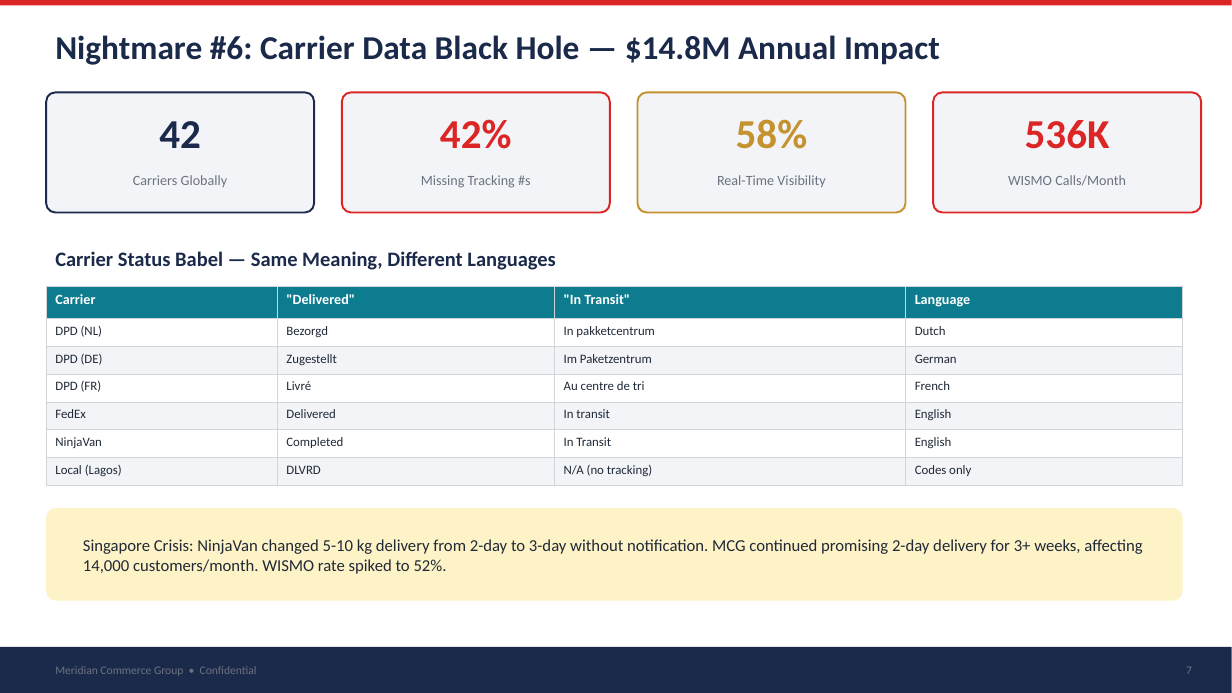
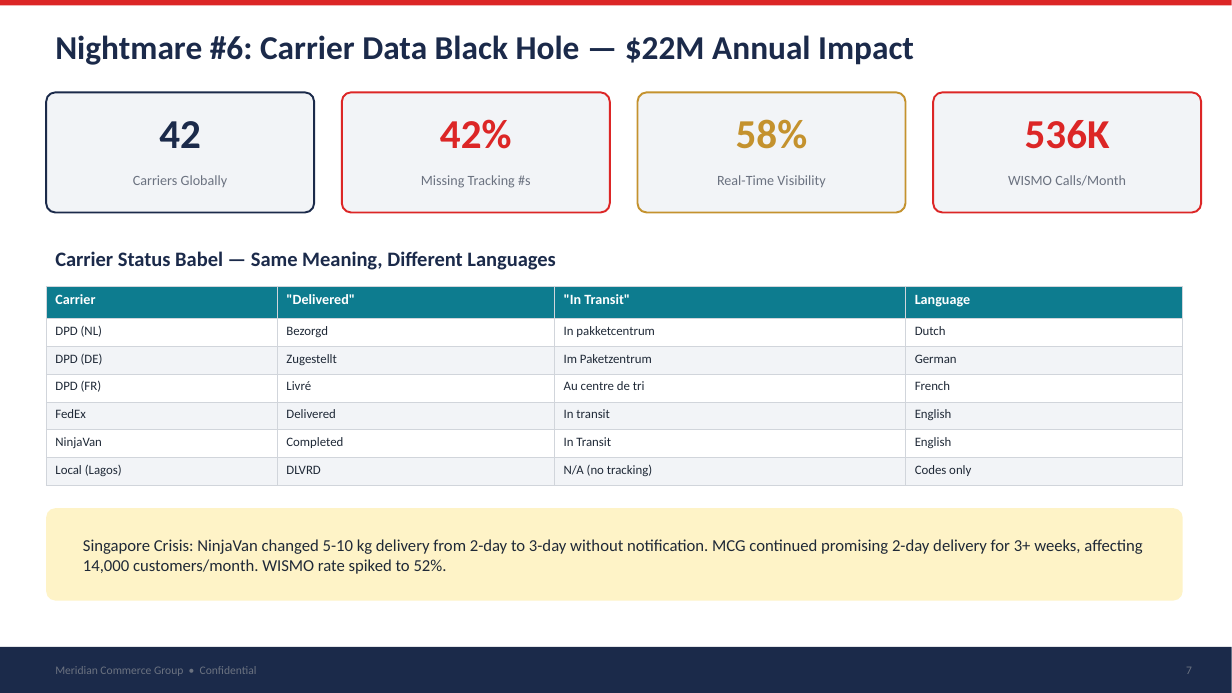
Before and after one commit to robertschoenfeldqlik/meridan_retail_group_qlik_demo_assets, a slide deck: slide 7 of MCG_Company_Profile_Data_Quality.pptx. Drawn at 1232x693 pixels with LibreOffice and Linux fonts; fonts in the diff are those of the drawing. Boxes give left, top, right and bottom in pixels: in the first picture for what was removed or moved away, otherwise in the second. Text is boxed around its words. In the diff, an @@ line names an element or a change of style, - is before the commit and + after.

```diff
--- a/MCG_Company_Profile_Data_Quality.pptx
+++ b/MCG_Company_Profile_Data_Quality.pptx
@@ text at (x1=55, y1=35, x2=914, y2=65): text changed @@
-Nightmare #6: Carrier Data Black Hole — $14.8M Annual Impact
+Nightmare #6: Carrier Data Black Hole — $22M Annual Impact
```
Also in this commit, not shown: 3 other slides changed, 19 other files.
